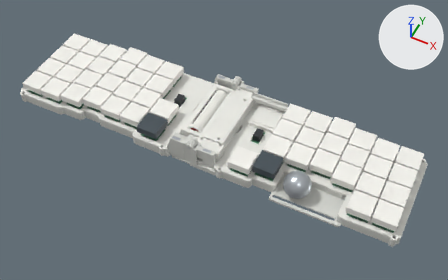
One commit to the Blender file 3d-models/folding-unibody/generated/komoro-folding-review.blend: the scene before it, then after it.
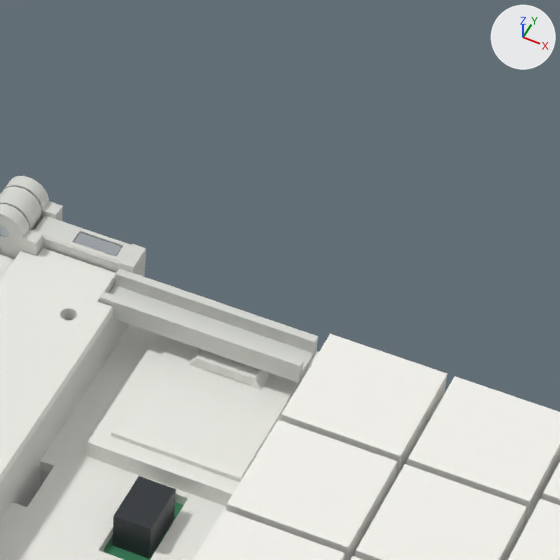
Each version appears first whole from a 50 mm lens placed at (0.1471, -0.2424, 0.341), pointed at (0.0111, 0.0297, 0.0009), and next in a close-up on the part from 52% to 74% of the width and 16% to 51% of the height. Arrows for +X, +Y and +Z are at upper right; the lights stay in place. The last two pictures show the newer version.

Objects in the first close-up: '01_Open / left_tray', '01_Open / power_lid', '01_Open / right_SplitHeader_reference', '01_Open / right_XIAO_reference', '01_Open / right_key_05', '01_Open / right_key_08', '01_Open / right_key_09', '01_Open / right_key_18', '01_Open / right_key_19', '01_Open / right_key_20', '01_Open / right_plate', '01_Open / right_tray' and 5 more.
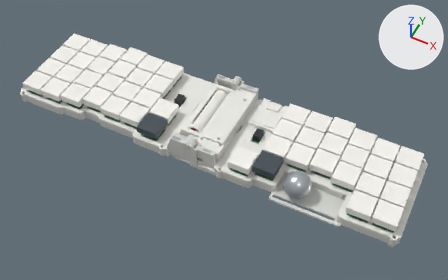
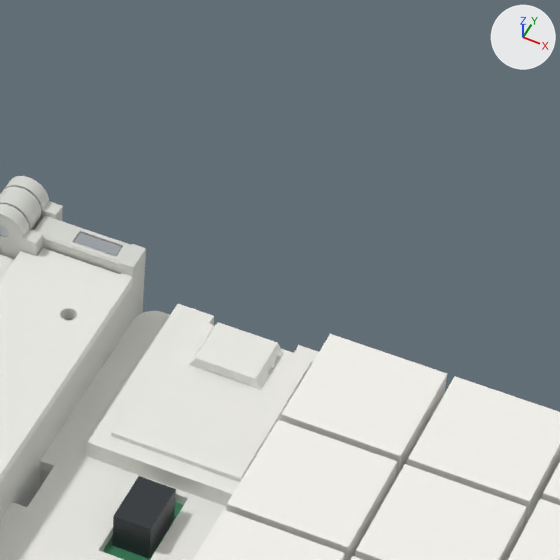
What changed in the scene script:
```text
Change me_right_tray:
    used by ob_01_open___right_tray; location = (0.0, 0.0, 0.0)
    remove me_right_tray.from_pydata(...)  # 11082 vertices, 22208 faces; spans x -0.016..0.151, y -0.005..0.076, z 0.0..0.022
    add me_right_tray.from_pydata(...)  # 11095 vertices, 22242 faces; spans x -0.016..0.151, y -0.005..0.076, z 0.0..0.022
    me_right_tray part 1: 5 vertices moved within x 0.0..0.011, y 0.058..0.07, z 0.015..0.019; 19 vertices removed from x 0.016..0.044, y 0.064..0.07, z 0.014..0.017; 32 vertices added at x 0.015..0.045, y 0.066..0.074, z 0.002..0.015
    other edits to the shape of me_right_tray do not show in these pictures
Change me_power_lid:
    used by ob_01_open___power_lid; location = (0.0, 0.0, 0.0)
    remove me_power_lid.from_pydata(...)  # 520 vertices, 1044 faces; spans x 0.0028..0.018, y 0.014..0.0697, z 0.0148..0.0163
    add me_power_lid.from_pydata(...)  # 520 vertices, 1044 faces; spans x 0.0028..0.018, y 0.014..0.07, z 0.0148..0.0163
    me_power_lid part 2
    5 vertices are removed from x 0.0158..0.018, y 0.0638..0.0697, z 0.0148..0.0163
    129 faces are deleted
    1 vertex moves from x 0.018, y 0.0638, z 0.0148 to x 0.018, y 0.07, z 0.0148
    5 vertices are added at (0.0163, 0.0697, 0.0163), (0.018, 0.07, 0.0163), (0.0163, 0.07, 0.0163), (0.0163, 0.0697, 0.0148), (0.0163, 0.07, 0.0148)
    129 new faces join them
```

Changed parts and their boxes (x1, y1, x2, y2) in the close-ups (560 x 560 px; the box of a moved part takes in the faces that stretch with it):
'01_Open / right_tray', reshaped
    before: (0, 176, 318, 521)
    after: (0, 176, 146, 521)
part 1 of me_right_tray, moved or reshaped
    before: (97, 256, 318, 383)
    after: (97, 256, 144, 371)
part 2 of me_power_lid, moved or reshaped
    before: (0, 248, 116, 483)
    after: (0, 248, 133, 483)
